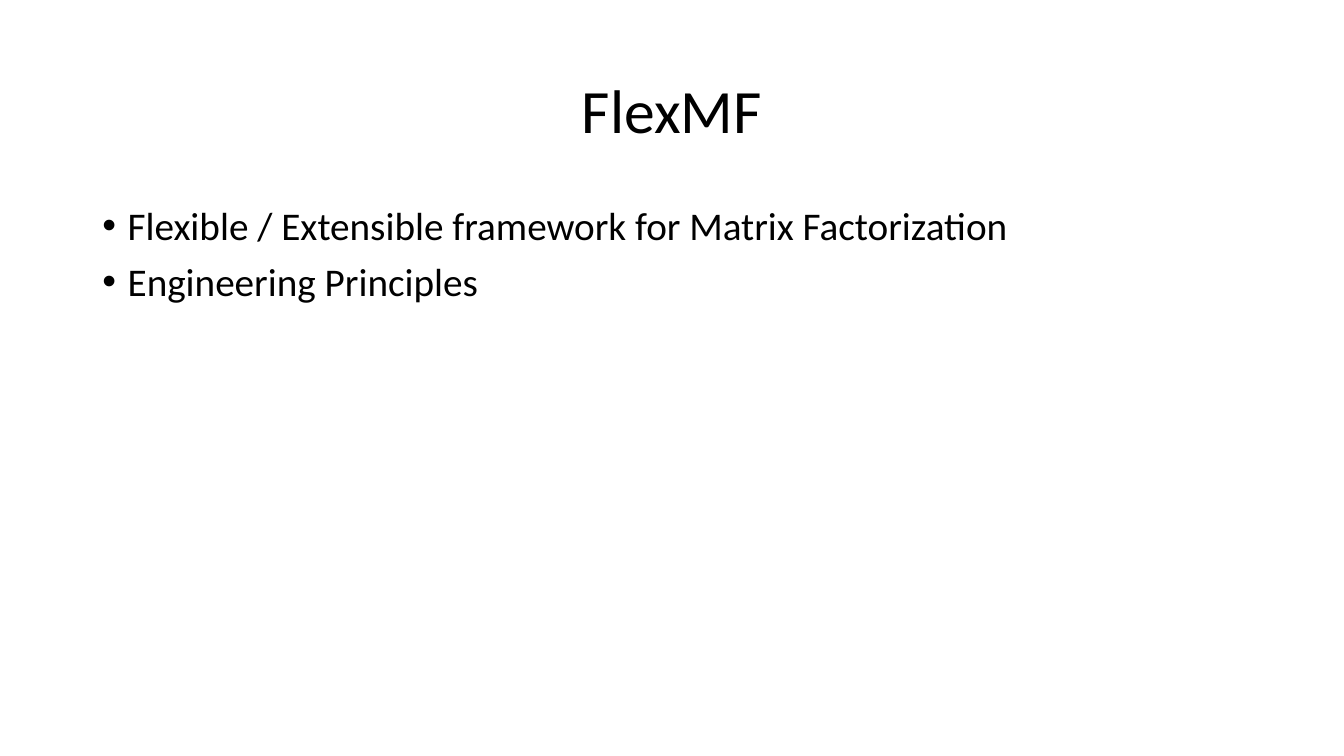
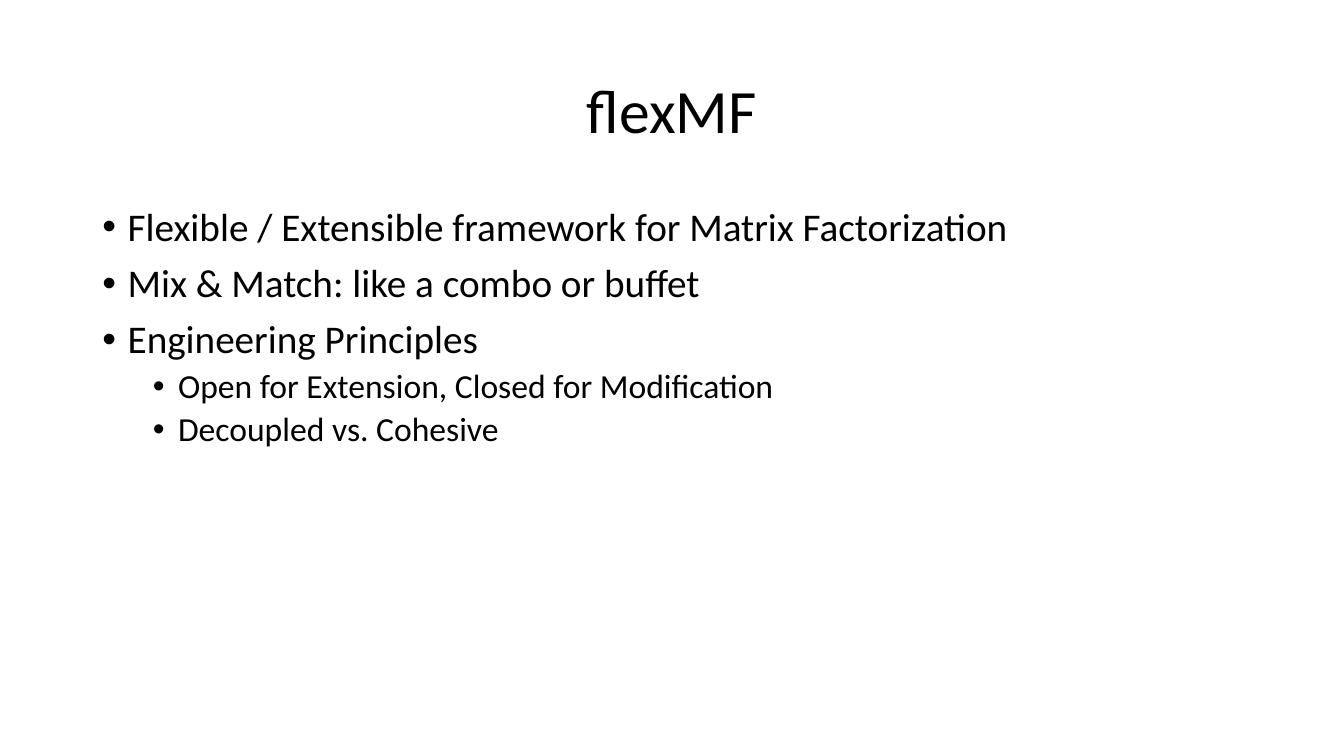
Before and after one commit to jamestklo/MatrixFactorizationMatlab, a slide deck: slide 11 of cs534L-AdaptiveDescent.pptx (slide 6 before the commit). Drawn at 1344x756 pixels with LibreOffice and Linux fonts; fonts in the diff are those of the drawing. Boxes give left, top, right and bottom in pixels: in the first picture for what was removed or moved away, otherwise in the second. Text is boxed around its words. In the diff, an @@ line names an element or a change of style, - is before the commit and + after.

```diff
--- a/cs534L-AdaptiveDescent.pptx
+++ b/cs534L-AdaptiveDescent.pptx
@@ title at [587,90,757,134]: text changed @@
-FlexMF
+flexMF
@@ text at [128,269,699,298]: paragraph added @@
+• Mix & Match: like a combo or buffet
@@ text at [178,374,773,447]: paragraphs added @@
+  • Open for Extension, Closed for Modification
+  • Decoupled vs. Cohesive
```
Also in this commit, not shown: 5 other slides changed, 18 slides added, 2 slides removed, 9 other files.
